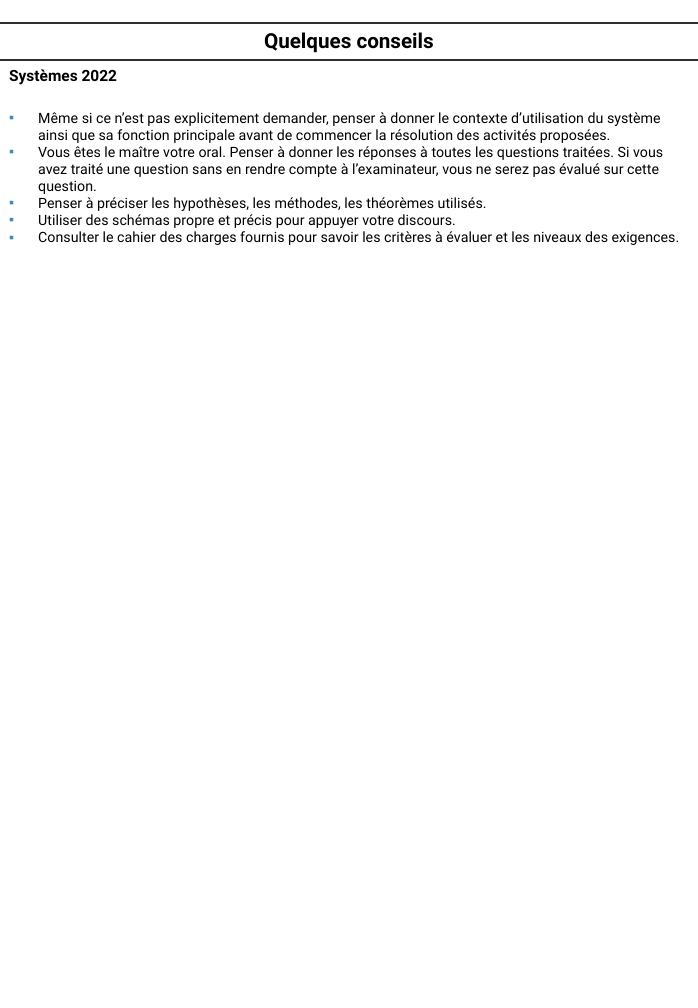
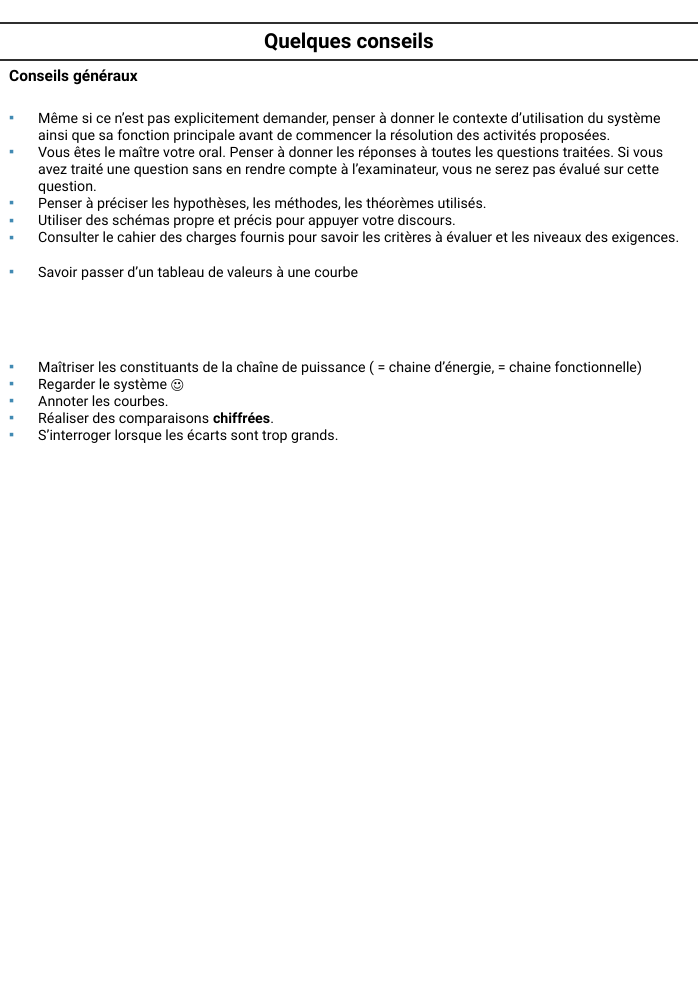
Before and after one commit to xpessoles/PSI_Preparation_Oral, a slide deck: slide 3 of Presentations_Epreuves.pptx (slide 2 before the commit). Drawn at 698x1008 pixels with LibreOffice and Linux fonts; fonts in the diff are those of the drawing. Boxes give left, top, right and bottom in pixels: in the first picture for what was removed or moved away, otherwise in the second. Text is boxed around its words. In the diff, an @@ line names an element or a change of style, - is before the commit and + after.

```diff
--- a/Presentations_Epreuves.pptx
+++ b/Presentations_Epreuves.pptx
@@ text at (9, 69, 138, 85): text changed @@
-Systèmes 2022
+Conseils généraux
@@ text at (38, 266, 358, 280): paragraph added @@
+▪ Savoir passer d’un tableau de valeurs à une courbe
@@ text added at (38, 361, 642, 443), 11 pt, text #000000 @@
+▪ Maîtriser les constituants de la chaîne de puissance ( = chaine d’énergie, = chaine fonctionnelle)
+▪ Regarder le système ☺
+▪ Annoter les courbes.
+▪ Réaliser des comparaisons chiffrées.
+▪ S’interroger lorsque les écarts sont trop grands.
```
Also in this commit, not shown: 3 other slides changed, 1 slide added.
